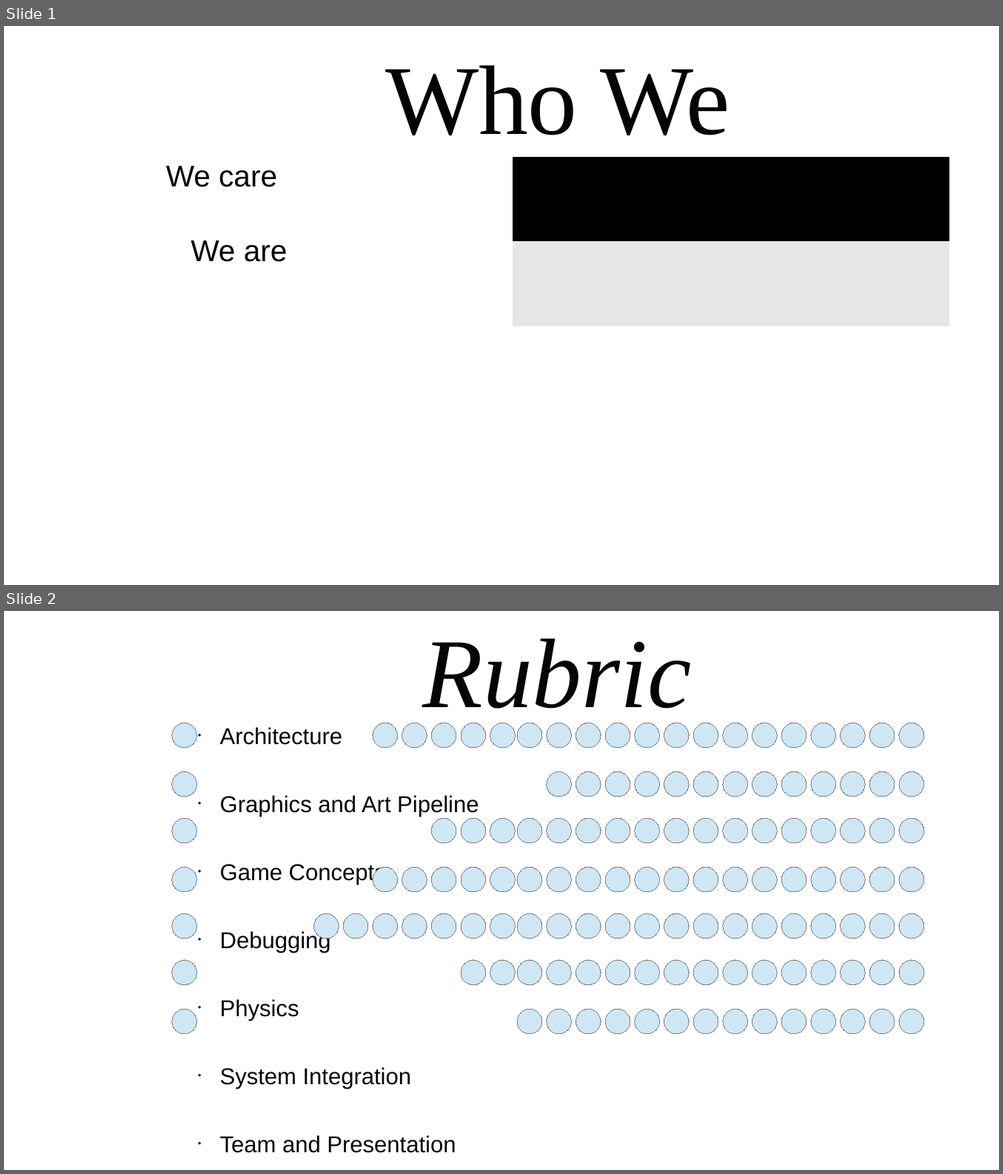
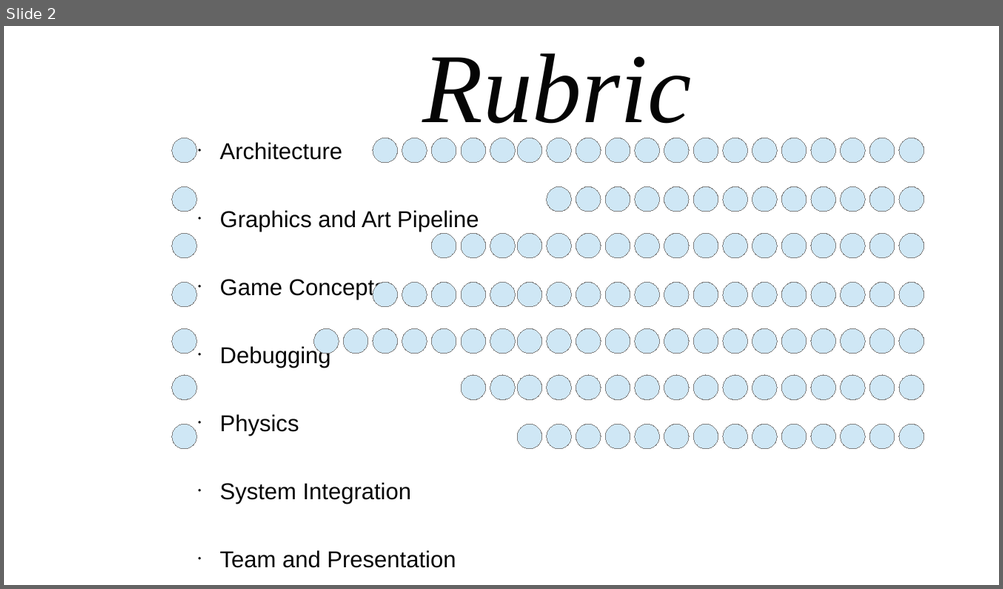
Before and after one commit to kennethlombardi/gam400, a slide deck: documents/EngineProofWho.odp. Shown one above the other, each under a label of ours: slides 1 and 2 before the commit, slide 2 after it. The pictures are 1003x1174 and 1003x589 pixels, drawn with LibreOffice and Linux fonts; fonts in the diff are those of the drawing; background and template pictures are left out. Boxes give left, top, right and bottom in pixels: in the first picture for what was removed or moved away, otherwise in the second. Text is boxed around its words. In the diff, an @@ line names an element or a change of style, - is before the commit and + after.

```diff
--- a/documents/EngineProofWho.odp
+++ b/documents/EngineProofWho.odp
@@ slide 1 removed at (x1=4, y1=26, x2=999, y2=585), background picture (left out) @@
@@ title removed at (x1=385, y1=65, x2=730, y2=136) @@
-Who We
@@ table removed at (x1=512, y1=157, x2=950, y2=327), 2 rows, 5 columns @@
- |  |  |  | 
- |  |  |  | 
@@ text removed at (x1=166, y1=166, x2=277, y2=187) @@
-We care
@@ text removed at (x1=190, y1=241, x2=287, y2=262) @@
-We are
```
Also in this commit, not shown: 1 slide changed, 1 slide added, 7 other files.
